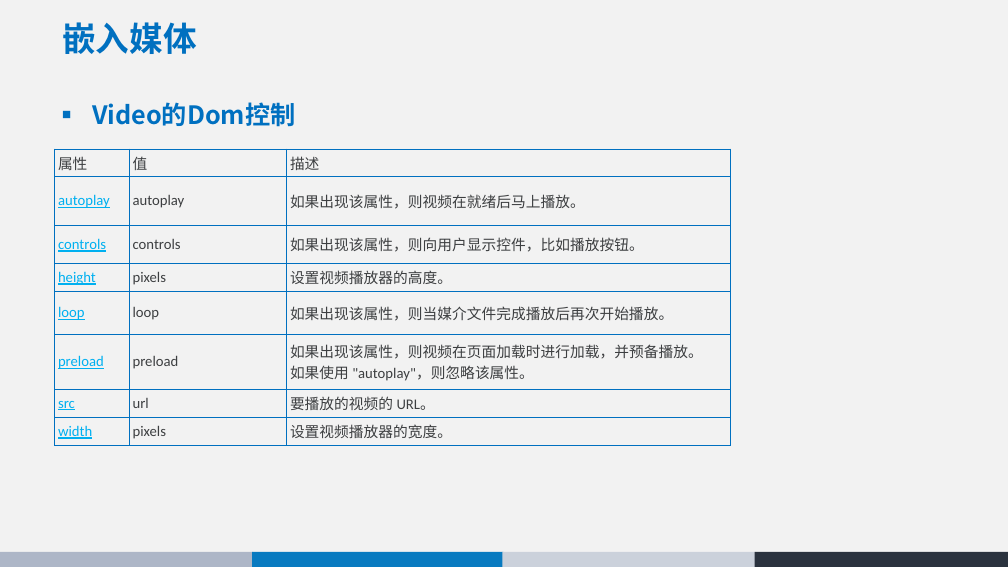
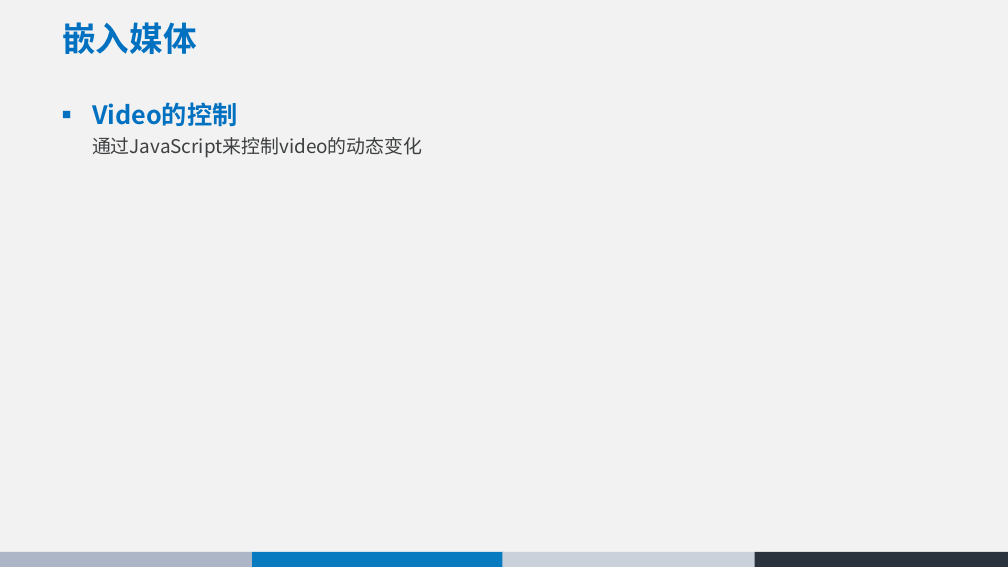
Before and after one commit to chunchill/WEB-Training, a slide deck: slide 53 of 01html5/HTML5 - York.pptx (slide 57 before the commit). Drawn at 1008x567 pixels with LibreOffice and Linux fonts; fonts in the diff are those of the drawing. Boxes give left, top, right and bottom in pixels: in the first picture for what was removed or moved away, otherwise in the second. Text is boxed around its words. In the diff, an @@ line names an element or a change of style, - is before the commit and + after.

```diff
--- a/01html5/HTML5 - York.pptx
+++ b/01html5/HTML5 - York.pptx
@@ text at bbox=[92, 102, 422, 158]: text changed; size 24 to 18 pt; text colour #0070C0 to #3D3F41; bold off @@
-■ Video的Dom控制
+■ Video的控制
+    通过JavaScript来控制video的动态变化
@@ table removed at bbox=[54, 149, 731, 443], 8 rows, 3 columns @@
-属性 | 值 | 描述
-autoplay | autoplay | 如果出现该属性，则视频在就绪后马上播放。
-controls | controls | 如果出现该属性，则向用户显示控件，比如播放按钮。
-height | pixels | 设置视频播放器的高度。
-loop | loop | 如果出现该属性，则当媒介文件完成播放后再次开始播放。
-preload | preload | 如果出现该属性，则视频在页面加载时进行加载，并预备播放。 / 如果使用 "autoplay"，则忽略该属性。
-src | url | 要播放的视频的 URL。
-width | pixels | 设置视频播放器的宽度。
```
Also in this commit, not shown: 23 other slides changed, 2 slides added, 9 slides removed.
